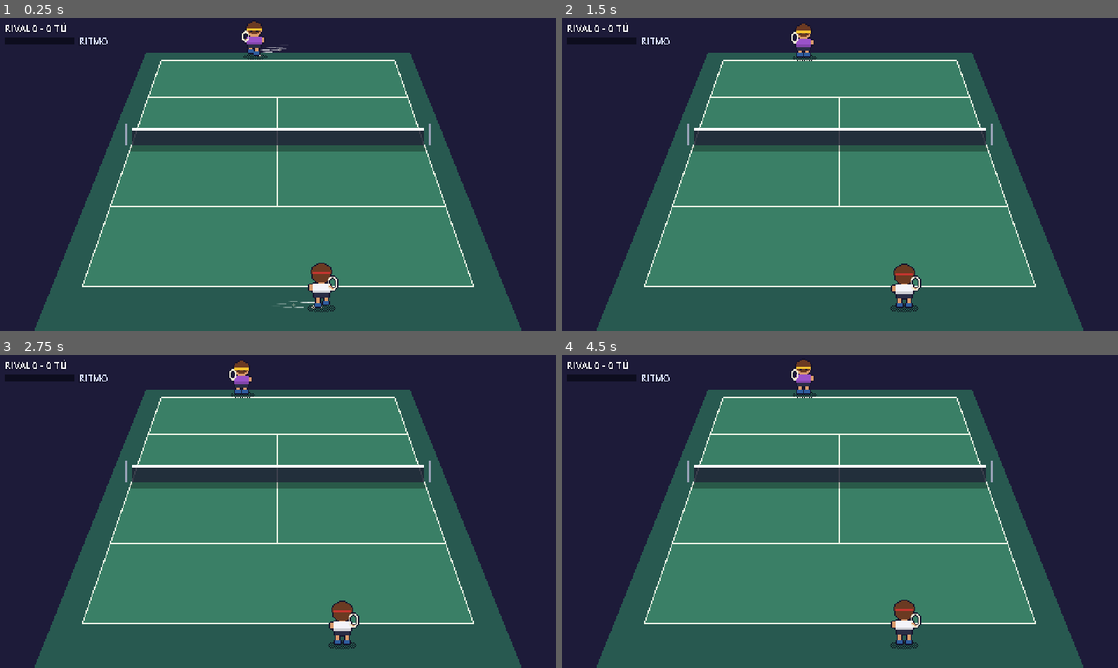
Above: before the commit, frames 1-4 (two rows, left to right).
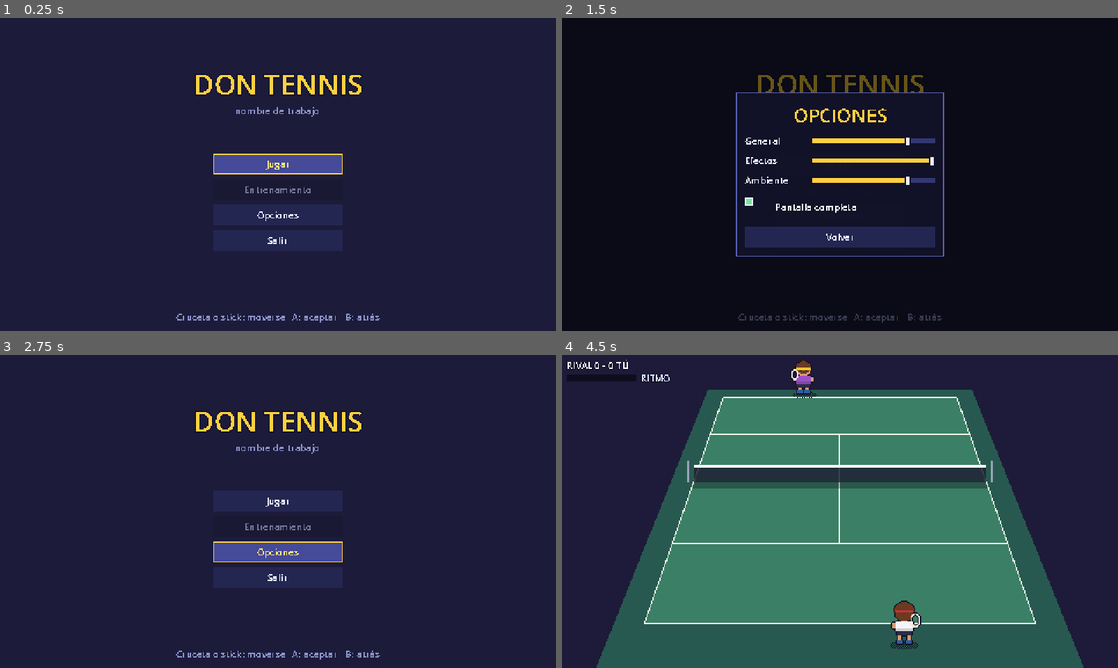
Above: after the commit, the same moments.

Repository: xNeku/Don-Tennis
Game: Godot game, scene res://scenes/ui/MenuPrincipal.tscn
Same seed, same stepped clock (60 frames per second), same inputs: the game is played once before the commit and once after it. Before the commit the project starts from res://scenes/Partido.tscn.
Inputs (mouse positions are in pixels of both pictures, inside the frame that each line leads up to):
- Up to frame 1 (0.25 s): no input
- Up to frame 2 (1.5 s): click (840, 215) at 0.5 s, where only the run after the commit has a clickable "Opciones"; click (840, 205) at 1.25 s, where only the run after the commit has a clickable "Pantalla completa"
- Up to frame 3 (2.75 s): click (278, 574) at 2 s, where only the run after the commit has a clickable "Volver"
- Up to frame 4 (4.5 s): click (840, 502) at 2.75 s, where only the run after the commit has a clickable "Jugar"; hold W (mover_arriba) 3.53-4.28 s; tap L (dash) at 3.6 s; hold S (mover_abajo) from 4.28 s (still down); tap U (especial) at 4.35 s

The runs differ from the first frame. In frame 1, 58% of the frame differs, in the area x 0-94%, y 1-100%; in frame 2, 99%, in the area x 0-100%, y 0-100%; in frame 3, 58%; in frame 4, 0.2%.

Commit message:
fase 1: pausa y menús navegables con mando (principal, pausa, opciones, final)
- Menú principal, pausa (Start/Esc), opciones (volúmenes y pantalla completa) y
  pantalla de fin de partido con revancha; todo con foco para mando
- Tema de interfaz propio (data/ui/tema_menu.tres), iconos provisionales y
  sonidos de menú (mover, aceptar, atrás por el bus UI)
- Autoload Opciones: guarda y aplica volúmenes y pantalla (user://opciones.cfg)
- El hitstop y la pausa conviven (EfectosGolpe.hitstop_activo, MenuPausa.abierto)
- Escena principal: MenuPrincipal; el partido lleva su MenuPausa
- GDD 13.2

Co-Authored-By: Claude Sonnet 5.5 <noreply@anthropic.com>
Claude-Session: https://claude.ai/code/session_019rcxv5nUiwCP3epJLF2DMN

Diff:
--- /dev/null
+++ b/data/ui/tema_menu.tres
@@ -0,0 +1,103 @@
+[gd_resource type="Theme" load_steps=14 format=3]
+
+[ext_resource type="Texture2D" path="res://art/placeholder/ui_grabber.png" id="1_g"]
+[ext_resource type="Texture2D" path="res://art/placeholder/ui_grabber_foco.png" id="2_gf"]
+[ext_resource type="Texture2D" path="res://art/placeholder/ui_check_off.png" id="3_off"]
+[ext_resource type="Texture2D" path="res://art/placeholder/ui_check_on.png" id="4_on"]
+
+[sub_resource type="StyleBoxFlat" id="btn_normal"]
+bg_color = Color(0.14, 0.15, 0.32, 1)
+content_margin_left = 6.0
+content_margin_top = 3.0
+content_margin_right = 6.0
+content_margin_bottom = 3.0
+
+[sub_resource type="StyleBoxFlat" id="btn_foco"]
+bg_color = Color(0.27, 0.29, 0.6, 1)
+border_width_left = 1
+border_width_top = 1
+border_width_right = 1
+border_width_bottom = 1
+border_color = Color(1, 0.82, 0.25, 1)
+content_margin_left = 6.0
+content_margin_top = 3.0
+content_margin_right = 6.0
+content_margin_bottom = 3.0
+
+[sub_resource type="StyleBoxFlat" id="btn_pulsado"]
+bg_color = Color(0.4, 0.42, 0.75, 1)
+border_width_left = 1
+border_width_top = 1
+border_width_right = 1
+border_width_bottom = 1
+border_color = Color(1, 0.82, 0.25, 1)
+content_margin_left = 6.0
+content_margin_top = 3.0
+content_margin_right = 6.0
+content_margin_bottom = 3.0
+
+[sub_resource type="StyleBoxFlat" id="btn_off"]
+bg_color = Color(0.1, 0.1, 0.2, 1)
+content_margin_left = 6.0
+content_margin_top = 3.0
+content_margin_right = 6.0
+content_margin_bottom = 3.0
+
+[sub_resource type="StyleBoxFlat" id="panel"]
+bg_color = Color(0.07, 0.07, 0.16, 0.96)
+border_width_left = 1
+border_width_top = 1
+border_width_right = 1
+border_width_bottom = 1
+border_color = Color(0.35, 0.38, 0.7, 1)
+content_margin_left = 8.0
+content_margin_top = 8.0
+content_margin_right = 8.0
+content_margin_bottom = 8.0
+
+[sub_resource type="StyleBoxFlat" id="pista"]
+bg_color = Color(0.2, 0.22, 0.45, 1)
+content_margin_top = 2.0
+content_margin_bottom = 2.0
+
+[sub_resource type="StyleBoxFlat" id="relleno"]
+bg_color = Color(1, 0.82, 0.25, 1)
+content_margin_top = 2.0
+content_margin_bottom = 2.0
+
+[sub_resource type="StyleBoxEmpty" id="vacio"]
+
+[resource]
+default_font_size = 8
+Label/colors/font_color = Color(0.92, 0.94, 1, 1)
+Button/colors/font_color = Color(0.92, 0.94, 1, 1)
+Button/colors/font_focus_color = Color(1, 0.9, 0.5, 1)
+Button/colors/font_hover_color = Color(1, 0.9, 0.5, 1)
+Button/colors/font_pressed_color = Color(1, 1, 1, 1)
+Button/colors/font_disabled_color = Color(0.45, 0.46, 0.6, 1)
+Button/font_sizes/font_size = 8
+CheckBox/colors/font_color = Color(0.92, 0.94, 1, 1)
+CheckBox/colors/font_focus_color = Color(1, 0.9, 0.5, 1)
+CheckBox/colors/font_hover_color = Color(1, 0.9, 0.5, 1)
+CheckBox/colors/font_pressed_color = Color(1, 1, 1, 1)
+CheckBox/colors/font_disabled_color = Color(0.45, 0.46, 0.6, 1)
+CheckBox/font_sizes/font_size = 8
+Button/styles/normal = SubResource("btn_normal")
+Button/styles/hover = SubResource("btn_foco")
+Button/styles/pressed = SubResource("btn_pulsado")
+Button/styles/focus = SubResource("btn_foco")
+Button/styles/disabled = SubResource("btn_off")
+CheckBox/styles/normal = SubResource("vacio")
+CheckBox/styles/hover = SubResource("btn_foco")
+CheckBox/styles/pressed = SubResource("vacio")
+CheckBox/styles/focus = SubResource("btn_foco")
+CheckBox/icons/checked = ExtResource("4_on")
+CheckBox/icons/unchecked = ExtResource("3_off")
+CheckBox/constants/h_separation = 6
+HSlider/styles/slider = SubResource("pista")
+HSlider/styles/grabber_area = SubResource("relleno")
+HSlider/styles/grabber_area_highlight = SubResource("relleno")
+HSlider/icons/grabber = ExtResource("1_g")
+HSlider/icons/grabber_highlight = ExtResource("2_gf")
+HSlider/icons/grabber_disabled = ExtResource("1_g")
+PanelContainer/styles/panel = SubResource("panel")
--- a/project.godot
+++ b/project.godot
@@ -11,8 +11,12 @@
 [application]
 
 config/name="Don Tennis"
-run/main_scene="res://scenes/Partido.tscn"
+run/main_scene="res://scenes/ui/MenuPrincipal.tscn"
 config/features=PackedStringArray("4.7", "GL Compatibility")
+
+[autoload]
+
+Opciones="*res://scripts/ui/opciones.gd"
 
 [display]
 
--- a/scenes/Partido.tscn
+++ b/scenes/Partido.tscn
@@ -24,6 +24,7 @@
 [ext_resource type="Texture2D" path="res://art/placeholder/racha_h.png" id="22_rh"]
 [ext_resource type="Texture2D" path="res://art/placeholder/racha_v.png" id="23_rv"]
 [ext_resource type="Script" path="res://scripts/efectos/sonidos_partido.gd" id="24_son"]
+[ext_resource type="PackedScene" path="res://scenes/ui/MenuPausa.tscn" id="27_pausa"]
 [ext_resource type="Resource" path="res://data/audio/banco_sonidos.tres" id="25_banco"]
 [ext_resource type="AudioStream" path="res://audio/placeholder/ambiente.wav" id="26_amb"]
 
@@ -130,3 +131,5 @@
 theme_override_constants/outline_size = 4
 theme_override_font_sizes/font_size = 16
 horizontal_alignment = 1
+
+[node name="MenuPausa" parent="." instance=ExtResource("27_pausa")]
--- /dev/null
+++ b/scenes/ui/MenuPausa.tscn
@@ -0,0 +1,82 @@
+[gd_scene load_steps=8 format=3]
+
+[ext_resource type="Script" path="res://scripts/ui/menu_pausa.gd" id="1_pausa"]
+[ext_resource type="Theme" path="res://data/ui/tema_menu.tres" id="2_tema"]
+[ext_resource type="PackedScene" path="res://scenes/ui/PanelOpciones.tscn" id="3_panel"]
+[ext_resource type="Script" path="res://scripts/ui/sonidos_ui.gd" id="4_son"]
+[ext_resource type="AudioStream" path="res://audio/placeholder/ui_mover.wav" id="5_mover"]
+[ext_resource type="AudioStream" path="res://audio/placeholder/ui_aceptar.wav" id="6_acep"]
+[ext_resource type="AudioStream" path="res://audio/placeholder/ui_atras.wav" id="7_atras"]
+
+[node name="MenuPausa" type="CanvasLayer"]
+layer = 20
+script = ExtResource("1_pausa")
+
+[node name="Raiz" type="Control" parent="."]
+layout_mode = 3
+anchors_preset = 15
+anchor_right = 1.0
+anchor_bottom = 1.0
+grow_horizontal = 2
+grow_vertical = 2
+theme = ExtResource("2_tema")
+
+[node name="Fondo" type="ColorRect" parent="Raiz"]
+layout_mode = 1
+anchors_preset = 15
+anchor_right = 1.0
+anchor_bottom = 1.0
+grow_horizontal = 2
+grow_vertical = 2
+color = Color(0.02, 0.02, 0.08, 0.7)
+
+[node name="Caja" type="VBoxContainer" parent="Raiz"]
+layout_mode = 1
+anchors_preset = 8
+anchor_left = 0.5
+anchor_top = 0.5
+anchor_right = 0.5
+anchor_bottom = 0.5
+offset_left = -64.0
+offset_top = -62.0
+offset_right = 64.0
+offset_bottom = 70.0
+grow_horizontal = 2
+grow_vertical = 2
+theme_override_constants/separation = 4
+
+[node name="Titulo" type="Label" parent="Raiz/Caja"]
+layout_mode = 2
+mouse_filter = 2
+theme_override_colors/font_color = Color(1, 0.82, 0.25, 1)
+theme_override_colors/font_outline_color = Color(0.078, 0.071, 0.169, 1)
+theme_override_constants/outline_size = 4
+theme_override_font_sizes/font_size = 16
+text = "PAUSA"
+horizontal_alignment = 1
+
+[node name="Continuar" type="Button" parent="Raiz/Caja"]
+layout_mode = 2
+text = "Continuar"
+
+[node name="Opciones" type="Button" parent="Raiz/Caja"]
+layout_mode = 2
+text = "Opciones"
+
+[node name="Reiniciar" type="Button" parent="Raiz/Caja"]
+layout_mode = 2
+text = "Reiniciar partido"
+
+[node name="MenuPrincipal" type="Button" parent="Raiz/Caja"]
+layout_mode = 2
+text = "Menú principal"
+
+[node name="PanelOpciones" parent="Raiz" instance=ExtResource("3_panel")]
+visible = false
+layout_mode = 1
+
+[node name="SonidosUI" type="Node" parent="."]
+script = ExtResource("4_son")
+mover = ExtResource("5_mover")
+aceptar = ExtResource("6_acep")
+atras = ExtResource("7_atras")
--- /dev/null
+++ b/scenes/ui/MenuPrincipal.tscn
@@ -0,0 +1,121 @@
+[gd_scene load_steps=8 format=3]
+
+[ext_resource type="Script" path="res://scripts/ui/menu_principal.gd" id="1_menu"]
+[ext_resource type="Theme" path="res://data/ui/tema_menu.tres" id="2_tema"]
+[ext_resource type="PackedScene" path="res://scenes/ui/PanelOpciones.tscn" id="3_panel"]
+[ext_resource type="Script" path="res://scripts/ui/sonidos_ui.gd" id="4_son"]
+[ext_resource type="AudioStream" path="res://audio/placeholder/ui_mover.wav" id="5_mover"]
+[ext_resource type="AudioStream" path="res://audio/placeholder/ui_aceptar.wav" id="6_acep"]
+[ext_resource type="AudioStream" path="res://audio/placeholder/ui_atras.wav" id="7_atras"]
+
+[node name="MenuPrincipal" type="Control"]
+layout_mode = 3
+anchors_preset = 15
+anchor_right = 1.0
+anchor_bottom = 1.0
+grow_horizontal = 2
+grow_vertical = 2
+theme = ExtResource("2_tema")
+script = ExtResource("1_menu")
+
+[node name="Fondo" type="ColorRect" parent="."]
+layout_mode = 1
+anchors_preset = 15
+anchor_right = 1.0
+anchor_bottom = 1.0
+grow_horizontal = 2
+grow_vertical = 2
+mouse_filter = 2
+color = Color(0.114, 0.106, 0.227, 1)
+
+[node name="Titulo" type="Label" parent="."]
+layout_mode = 1
+anchors_preset = 5
+anchor_left = 0.5
+anchor_right = 0.5
+offset_left = -120.0
+offset_top = 40.0
+offset_right = 120.0
+offset_bottom = 70.0
+grow_horizontal = 2
+mouse_filter = 2
+theme_override_colors/font_color = Color(1, 0.82, 0.25, 1)
+theme_override_colors/font_outline_color = Color(0.078, 0.071, 0.169, 1)
+theme_override_constants/outline_size = 4
+theme_override_font_sizes/font_size = 24
+text = "DON TENNIS"
+horizontal_alignment = 1
+
+[node name="Subtitulo" type="Label" parent="."]
+layout_mode = 1
+anchors_preset = 5
+anchor_left = 0.5
+anchor_right = 0.5
+offset_left = -120.0
+offset_top = 74.0
+offset_right = 120.0
+offset_bottom = 90.0
+grow_horizontal = 2
+mouse_filter = 2
+theme_override_colors/font_color = Color(0.55, 0.58, 0.8, 1)
+text = "nombre de trabajo"
+horizontal_alignment = 1
+
+[node name="Botones" type="VBoxContainer" parent="."]
+layout_mode = 1
+anchors_preset = 8
+anchor_left = 0.5
+anchor_top = 0.5
+anchor_right = 0.5
+anchor_bottom = 0.5
+offset_left = -56.0
+offset_top = -18.0
+offset_right = 56.0
+offset_bottom = 74.0
+grow_horizontal = 2
+grow_vertical = 2
+theme_override_constants/separation = 4
+
+[node name="Jugar" type="Button" parent="Botones"]
+layout_mode = 2
+text = "Jugar"
+
+[node name="Entrenamiento" type="Button" parent="Botones"]
+layout_mode = 2
+text = "Entrenamiento"
+
+[node name="Opciones" type="Button" parent="Botones"]
+layout_mode = 2
+text = "Opciones"
+
+[node name="Salir" type="Button" parent="Botones"]
+layout_mode = 2
+text = "Salir"
+
+[node name="Ayuda" type="Label" parent="."]
+layout_mode = 1
+anchors_preset = 7
+anchor_left = 0.5
+anchor_top = 1.0
+anchor_right = 0.5
+anchor_bottom = 1.0
+offset_left = -160.0
+offset_top = -18.0
+offset_right = 160.0
+offset_bottom = -4.0
+grow_horizontal = 2
+grow_vertical = 0
+mouse_filter = 2
+theme_override_colors/font_color = Color(0.55, 0.58, 0.8, 1)
+text = "Cruceta o stick: moverse   A: aceptar   B: atrás"
+horizontal_alignment = 1
+
+[node name="PanelOpciones" parent="." instance=ExtResource("3_panel")]
+visible = false
+layout_mode = 1
+
+[node name="SonidosUI" type="Node" parent="."]
+script = ExtResource("4_son")
+mover = ExtResource("5_mover")
+aceptar = ExtResource("6_acep")
+atras = ExtResource("7_atras")
--- /dev/null
+++ b/scenes/ui/PanelOpciones.tscn
@@ -0,0 +1,111 @@
+[gd_scene load_steps=3 format=3]
+
+[ext_resource type="Script" path="res://scripts/ui/panel_opciones.gd" id="1_panel"]
+[ext_resource type="Theme" path="res://data/ui/tema_menu.tres" id="2_tema"]
+
+[node name="PanelOpciones" type="Control"]
+layout_mode = 3
+anchors_preset = 15
+anchor_right = 1.0
+anchor_bottom = 1.0
+grow_horizontal = 2
+grow_vertical = 2
+theme = ExtResource("2_tema")
+script = ExtResource("1_panel")
+
+[node name="Fondo" type="ColorRect" parent="."]
+layout_mode = 1
+anchors_preset = 15
+anchor_right = 1.0
+anchor_bottom = 1.0
+grow_horizontal = 2
+grow_vertical = 2
+color = Color(0, 0, 0, 0.6)
+
+[node name="Panel" type="PanelContainer" parent="."]
+layout_mode = 1
+anchors_preset = 8
+anchor_left = 0.5
+anchor_top = 0.5
+anchor_right = 0.5
+anchor_bottom = 0.5
+offset_left = -90.0
+offset_top = -64.0
+offset_right = 90.0
+offset_bottom = 64.0
+grow_horizontal = 2
+grow_vertical = 2
+
+[node name="Caja" type="VBoxContainer" parent="Panel"]
+layout_mode = 2
+theme_override_constants/separation = 5
+
+[node name="Titulo" type="Label" parent="Panel/Caja"]
+layout_mode = 2
+mouse_filter = 2
+theme_override_colors/font_color = Color(1, 0.82, 0.25, 1)
+theme_override_font_sizes/font_size = 16
+text = "OPCIONES"
+horizontal_alignment = 1
+
+[node name="FilaGeneral" type="HBoxContainer" parent="Panel/Caja"]
+layout_mode = 2
+
+[node name="Etiqueta" type="Label" parent="Panel/Caja/FilaGeneral"]
+custom_minimum_size = Vector2(54, 0)
+layout_mode = 2
+mouse_filter = 2
+text = "General"
+
+[node name="Deslizador" type="HSlider" parent="Panel/Caja/FilaGeneral"]
+custom_minimum_size = Vector2(96, 12)
+layout_mode = 2
+size_flags_horizontal = 3
+size_flags_vertical = 4
+max_value = 1.0
+step = 0.05
+value = 0.8
+
+[node name="FilaEfectos" type="HBoxContainer" parent="Panel/Caja"]
+layout_mode = 2
+
+[node name="Etiqueta" type="Label" parent="Panel/Caja/FilaEfectos"]
+custom_minimum_size = Vector2(54, 0)
+layout_mode = 2
+mouse_filter = 2
+text = "Efectos"
+
+[node name="Deslizador" type="HSlider" parent="Panel/Caja/FilaEfectos"]
+custom_minimum_size = Vector2(96, 12)
+layout_mode = 2
+size_flags_horizontal = 3
+size_flags_vertical = 4
+max_value = 1.0
+step = 0.05
+value = 0.8
+
+[node name="FilaAmbiente" type="HBoxContainer" parent="Panel/Caja"]
+layout_mode = 2
+
+[node name="Etiqueta" type="Label" parent="Panel/Caja/FilaAmbiente"]
+custom_minimum_size = Vector2(54, 0)
+layout_mode = 2
+mouse_filter = 2
+text = "Ambiente"
+
+[node name="Deslizador" type="HSlider" parent="Panel/Caja/FilaAmbiente"]
+custom_minimum_size = Vector2(96, 12)
+layout_mode = 2
+size_flags_horizontal = 3
+size_flags_vertical = 4
+max_value = 1.0
+step = 0.05
+value = 0.8
+
+[node name="PantallaCompleta" type="CheckBox" parent="Panel/Caja"]
+layout_mode = 2
+text = "Pantalla completa"
+
+[node name="Volver" type="Button" parent="Panel/Caja"]
+layout_mode = 2
+text = "Volver"
--- a/scripts/efectos/efectos_golpe.gd
+++ b/scripts/efectos/efectos_golpe.gd
@@ -30,6 +30,9 @@
 @export_group("Velocidad")
 ## Velocidad (unidades/s) a partir de la cual un personaje deja rachas de velocidad.
 @export var velocidad_rachas: float = 78.0
+
+## Verdadero mientras dura un hitstop (el menú de pausa no debe quitar la pausa en ese momento).
+static var hitstop_activo: bool = false
 
 var _pista: Pista
 var _bola: Bola
@@ -59,15 +62,16 @@
 
 
 func _exit_tree() -> void:
-	if is_inside_tree():
-		get_tree().paused = false
+	hitstop_activo = false
 
 
 func _process(delta: float) -> void:
 	if _hitstop > 0.0:
 		_hitstop -= delta
 		if _hitstop <= 0.0:
-			get_tree().paused = false
+			hitstop_activo = false
+			if not MenuPausa.abierto:
+				get_tree().paused = false
 
 
 func _physics_process(_delta: float) -> void:
@@ -120,6 +124,7 @@
 func _pedir_hitstop(duracion: float) -> void:
 	if duracion > _hitstop:
 		_hitstop = duracion
+		hitstop_activo = true
 		get_tree().paused = true
 
 
--- a/scripts/mundo/partido.gd
+++ b/scripts/mundo/partido.gd
@@ -25,6 +25,7 @@
 @onready var efectos: EfectosGolpe = $Efectos
 @onready var camara: CamaraFeel = $Camara
 @onready var sonidos: SonidosPartido = $Sonidos
+@onready var menu_pausa: MenuPausa = $MenuPausa
 @onready var _etiqueta_marcador: Label = $UI/Marcador
 @onready var _etiqueta_mensaje: Label = $UI/Mensaje
 @onready var _barra_ritmo: ColorRect = $UI/RitmoBarra
@@ -77,6 +78,7 @@
 					get_tree().quit()
 				elif _total_puntos > 0 and maxi(puntos[0], puntos[1]) >= puntos_para_ganar:
 					fase = Fases.Fase.FIN
+					menu_pausa.mostrar_final("GANAS" if puntos[Personaje.Lado.ABAJO] > puntos[Personaje.Lado.ARRIBA] else "PIERDES")
 				else:
 					_preparar_saque()
 
--- /dev/null
+++ b/scripts/ui/menu_pausa.gd
@@ -0,0 +1,96 @@
+class_name MenuPausa
+extends CanvasLayer
+## Menú de pausa (Esc / Start) y pantalla de fin de partido. Navegable con mando.
+## Pausa el árbol; el hitstop de los efectos respeta esta pausa (y al revés).
+
+const ESCENA_MENU: String = "res://scenes/ui/MenuPrincipal.tscn"
+
+## Verdadero mientras el menú está abierto (los efectos no deben quitar la pausa).
+static var abierto: bool = false
+
+@onready var _raiz: Control = $Raiz
+@onready var _titulo: Label = $Raiz/Caja/Titulo
+@onready var _continuar: Button = $Raiz/Caja/Continuar
+@onready var _opciones: Button = $Raiz/Caja/Opciones
+@onready var _reiniciar: Button = $Raiz/Caja/Reiniciar
+@onready var _menu: Button = $Raiz/Caja/MenuPrincipal
+@onready var _panel: PanelOpciones = $Raiz/PanelOpciones
+@onready var _sonidos: SonidosUI = $SonidosUI
+
+var _es_final: bool = false
+
+
+func _ready() -> void:
+	process_mode = Node.PROCESS_MODE_ALWAYS
+	abierto = false
+	_raiz.visible = false
+	_sonidos.conectar(_raiz)
+	_continuar.pressed.connect(cerrar)
+	_opciones.pressed.connect(_panel.abrir)
+	_panel.cerrado.connect(func() -> void:
+		_sonidos.tocar_atras()
+		_opciones.grab_focus())
+	_reiniciar.pressed.connect(_reiniciar_partido)
+	_menu.pressed.connect(_ir_al_menu)
+
+
+func _exit_tree() -> void:
+	abierto = false
+
+
+func _unhandled_input(evento: InputEvent) -> void:
+	if evento.is_action_pressed(&"pausa"):
+		if _panel.visible:
+			_panel.cerrar()
+		elif not _raiz.visible:
+			abrir()
+		elif not _es_final:
+			cerrar()
+		get_viewport().set_input_as_handled()
+	elif _raiz.visible and not _es_final and not _panel.visible and evento.is_action_pressed(&"ui_cancel"):
+		_sonidos.tocar_atras()
+		cerrar()
+		get_viewport().set_input_as_handled()
+
+
+func abrir() -> void:
+	_es_final = false
+	_titulo.text = "PAUSA"
+	_continuar.visible = true
+	_reiniciar.text = "Reiniciar partido"
+	_mostrar(_continuar)
+
+
+## Pantalla de fin de partido: sin "Continuar", con revancha.
+func mostrar_final(titulo: String) -> void:
+	_es_final = true
+	_titulo.text = titulo
+	_continuar.visible = false
+	_reiniciar.text = "Revancha"
+	_mostrar(_reiniciar)
+
+
+func cerrar() -> void:
+	_raiz.visible = false
+	abierto = false
+	if not EfectosGolpe.hitstop_activo:
+		get_tree().paused = false
+
+
+func _mostrar(primero: Button) -> void:
+	abierto = true
+	_raiz.visible = true
+	get_tree().paused = true
+	primero.grab_focus()
+
+
+func _reiniciar_partido() -> void:
+	abierto = false
+	get_tree().paused = false
+	get_tree().reload_current_scene()
+
+
+func _ir_al_menu() -> void:
+	abierto = false
+	get_tree().paused = false
+	get_tree().change_scene_to_file(ESCENA_MENU)
--- /dev/null
+++ b/scripts/ui/menu_principal.gd
@@ -0,0 +1,29 @@
+extends Control
+## Menú principal: navegable con mando (cruceta o stick, A aceptar, B atrás).
+
+const ESCENA_PARTIDO: String = "res://scenes/Partido.tscn"
+const ESCENA_ENTRENAMIENTO: String = "res://scenes/Entrenamiento.tscn"
+
+@onready var _jugar: Button = $Botones/Jugar
+@onready var _entrenar: Button = $Botones/Entrenamiento
+@onready var _opciones: Button = $Botones/Opciones
+@onready var _salir: Button = $Botones/Salir
+@onready var _panel: PanelOpciones = $PanelOpciones
+@onready var _sonidos: SonidosUI = $SonidosUI
+
+
+func _ready() -> void:
+	_jugar.grab_focus()
+	_sonidos.conectar(self)
+	_jugar.pressed.connect(_ir.bind(ESCENA_PARTIDO))
+	_entrenar.disabled = not ResourceLoader.exists(ESCENA_ENTRENAMIENTO)
+	_entrenar.pressed.connect(_ir.bind(ESCENA_ENTRENAMIENTO))
+	_opciones.pressed.connect(_panel.abrir)
+	_panel.cerrado.connect(func() -> void:
+		_sonidos.tocar_atras()
+		_opciones.grab_focus())
+	_salir.pressed.connect(get_tree().quit)
+
+
+func _ir(escena: String) -> void:
+	get_tree().change_scene_to_file(escena)
--- /dev/null
+++ b/scripts/ui/opciones.gd
@@ -0,0 +1,54 @@
+extends Node
+## Opciones del jugador (volúmenes y pantalla). Autoload `Opciones`; se guardan en user://opciones.cfg.
+
+const RUTA: String = "user://opciones.cfg"
+## Desplazamiento fijo de cada bus (el ambiente va más bajo que los efectos).
+const DESPLAZAMIENTO_DB: Dictionary = {"Ambiente": -6.0}
+
+var volumen_general: float = 0.8
+var volumen_efectos: float = 1.0
+var volumen_ambiente: float = 0.8
+var pantalla_completa: bool = false
+
+
+func _ready() -> void:
+	process_mode = Node.PROCESS_MODE_ALWAYS
+	cargar()
+	aplicar()
+
+
+func cargar() -> void:
+	var cfg: ConfigFile = ConfigFile.new()
+	if cfg.load(RUTA) != OK:
+		return
+	volumen_general = cfg.get_value("audio", "general", volumen_general)
+	volumen_efectos = cfg.get_value("audio", "efectos", volumen_efectos)
+	volumen_ambiente = cfg.get_value("audio", "ambiente", volumen_ambiente)
+	pantalla_completa = cfg.get_value("video", "pantalla_completa", pantalla_completa)
+
+
+func guardar() -> void:
+	var cfg: ConfigFile = ConfigFile.new()
+	cfg.set_value("audio", "general", volumen_general)
+	cfg.set_value("audio", "efectos", volumen_efectos)
+	cfg.set_value("audio", "ambiente", volumen_ambiente)
+	cfg.set_value("video", "pantalla_completa", pantalla_completa)
+	cfg.save(RUTA)
+
+
+func aplicar() -> void:
+	_bus(&"Master", volumen_general)
+	_bus(&"Efectos", volumen_efectos)
+	_bus(&"UI", volumen_efectos)
+	_bus(&"Ambiente", volumen_ambiente)
+	if DisplayServer.get_name() != "headless":
+		DisplayServer.window_set_mode(
+				DisplayServer.WINDOW_MODE_FULLSCREEN if pantalla_completa else DisplayServer.WINDOW_MODE_WINDOWED)
+
+
+func _bus(nombre: StringName, lineal: float) -> void:
+	var indice: int = AudioServer.get_bus_index(nombre)
+	if indice < 0:
+		return
+	AudioServer.set_bus_volume_db(indice, linear_to_db(maxf(lineal, 0.0001)) + DESPLAZAMIENTO_DB.get(String(nombre), 0.0))
+	AudioServer.set_bus_mute(indice, lineal <= 0.001)
--- /dev/null
+++ b/scripts/ui/panel_opciones.gd
@@ -0,0 +1,55 @@
+class_name PanelOpciones
+extends Control
+## Panel de opciones (volúmenes y pantalla completa). Navegable con mando.
+## B (ui_cancel) o el botón Volver lo cierran y guardan.
+
+signal cerrado
+
+@onready var _general: HSlider = $Panel/Caja/FilaGeneral/Deslizador
+@onready var _efectos: HSlider = $Panel/Caja/FilaEfectos/Deslizador
+@onready var _ambiente: HSlider = $Panel/Caja/FilaAmbiente/Deslizador
+@onready var _completa: CheckBox = $Panel/Caja/PantallaCompleta
+@onready var _volver: Button = $Panel/Caja/Volver
+
+
+func _ready() -> void:
+	process_mode = Node.PROCESS_MODE_ALWAYS
+	visible = false
+	_refrescar()
+	_general.value_changed.connect(func(v: float) -> void: _cambiar("volumen_general", v))
+	_efectos.value_changed.connect(func(v: float) -> void: _cambiar("volumen_efectos", v))
+	_ambiente.value_changed.connect(func(v: float) -> void: _cambiar("volumen_ambiente", v))
+	_completa.toggled.connect(func(activo: bool) -> void: _cambiar("pantalla_completa", activo))
+	_volver.pressed.connect(cerrar)
+
+
+func abrir() -> void:
+	_refrescar()
+	visible = true
+	_general.grab_focus()
+
+
+func cerrar() -> void:
+	if not visible:
+		return
+	visible = false
+	Opciones.guardar()
+	cerrado.emit()
+
+
+func _unhandled_input(evento: InputEvent) -> void:
+	if visible and evento.is_action_pressed(&"ui_cancel"):
+		cerrar()
+		get_viewport().set_input_as_handled()
+
+
+func _refrescar() -> void:
+	_general.set_value_no_signal(Opciones.volumen_general)
+	_efectos.set_value_no_signal(Opciones.volumen_efectos)
+	_ambiente.set_value_no_signal(Opciones.volumen_ambiente)
+	_completa.set_pressed_no_signal(Opciones.pantalla_completa)
+
+
+func _cambiar(propiedad: String, valor: Variant) -> void:
+	Opciones.set(propiedad, valor)
+	Opciones.aplicar()
--- /dev/null
+++ b/scripts/ui/sonidos_ui.gd
@@ -0,0 +1,54 @@
+class_name SonidosUI
+extends Node
+## Sonidos de interfaz: moverse por el menú, aceptar y volver. Funciona también con el juego en pausa.
+
+@export var mover: AudioStream
+@export var aceptar: AudioStream
+@export var atras: AudioStream
+
+var _voces: Array[AudioStreamPlayer] = []
+var _t_mover: float = 0.0
+
+
+func _ready() -> void:
+	process_mode = Node.PROCESS_MODE_ALWAYS
+	for i in 3:
+		var p: AudioStreamPlayer = AudioStreamPlayer.new()
+		p.bus = &"UI"
+		p.process_mode = Node.PROCESS_MODE_ALWAYS
+		add_child(p)
+		_voces.append(p)
+
+
+## Conecta el sonido de mover (al enfocar) y de aceptar (al pulsar) a todos los botones y deslizadores de `raiz`.
+func conectar(raiz: Node) -> void:
+	for n: Node in raiz.find_children("*", "BaseButton", true, false):
+		(n as BaseButton).focus_entered.connect(tocar_mover)
+		(n as BaseButton).pressed.connect(tocar.bind(aceptar))
+	for n: Node in raiz.find_children("*", "Slider", true, false):
+		(n as Slider).focus_entered.connect(tocar_mover)
+		(n as Slider).value_changed.connect(func(_v: float) -> void: tocar_mover())
+
+
+func tocar_mover() -> void:
+	var ahora: float = Time.get_ticks_msec() / 1000.0
+	if ahora - _t_mover < 0.06:
+		return
+	_t_mover = ahora
+	tocar(mover)
+
+
+func tocar_atras() -> void:
+	tocar(atras)
+
+
+func tocar(stream: AudioStream) -> void:
+	if stream == null:
+		return
+	for v: AudioStreamPlayer in _voces:
+		if not v.playing:
+			v.stream = stream
+			v.play()
+			return
+	_voces[0].stream = stream
+	_voces[0].play()
Binary file added: art/placeholder/ui_check_off.png
Not shown, added: art/placeholder/ui_check_off.png.import
Binary file added: art/placeholder/ui_check_on.png
Not shown, added: art/placeholder/ui_check_on.png.import
Binary file added: art/placeholder/ui_grabber.png
Not shown, added: art/placeholder/ui_grabber.png.import
Binary file added: art/placeholder/ui_grabber_foco.png
Not shown, added: art/placeholder/ui_grabber_foco.png.import
Not shown: 1 places in scenes/Partido.tscn that only renumber resources
Not shown, added: scripts/ui/menu_pausa.gd.uid
Not shown, added: scripts/ui/menu_principal.gd.uid
Not shown, added: scripts/ui/opciones.gd.uid
(and 3 more such lines)
